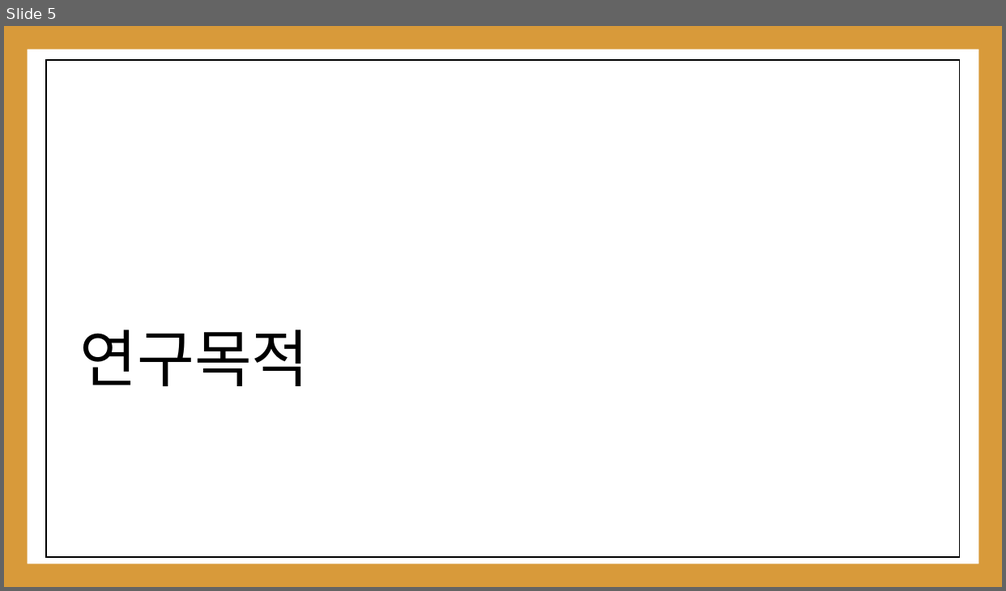
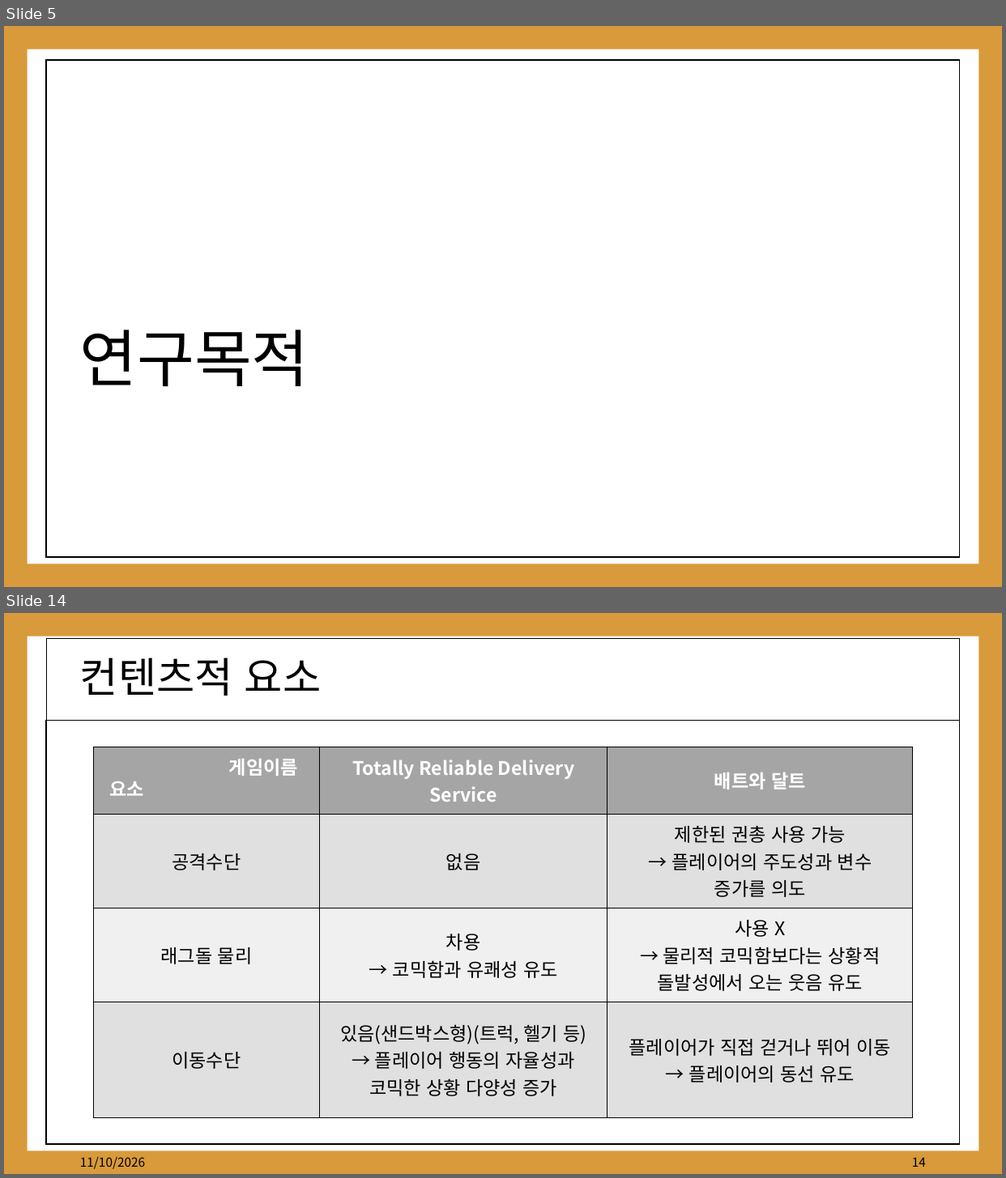
Before and after one commit to kwakyerin/2026_Graduation_Project, a slide deck: documents/HyunahKwon/01_works/01_designing/03_for_pt_professor/3차_배트와달트_정식제안서.pptx. Shown one above the other, each under a label of ours: slide 5 before the commit, slides 5 and 14 after it; the slides between them are not shown. The pictures are 1006x591 and 1006x1178 pixels, drawn with LibreOffice and Linux fonts; fonts in the diff are those of the drawing. Boxes give left, top, right and bottom in pixels: in the first picture for what was removed or moved away, otherwise in the second. Text is boxed around its words. In the diff, an @@ line names an element or a change of style, - is before the commit and + after.

```diff
--- a/documents/HyunahKwon/01_works/01_designing/03_for_pt_professor/3차_배트와달트_정식제안서.pptx
+++ b/documents/HyunahKwon/01_works/01_designing/03_for_pt_professor/3차_배트와달트_정식제안서.pptx
@@ slide 14 added at (4, 613, 1002, 1174), background #FFFFFF; not listed: 1 template element that a slide beside it also shows @@
@@ rectangle added at (46, 638, 959, 721), outline #000000 0.5 pt @@
@@ title added at (80, 658, 321, 696), 40 pt, text #000000 @@
+컨텐츠적 요소
@@ rectangle added at (46, 721, 959, 1145), outline #000000 1 pt @@
@@ table added at (93, 747, 912, 1115), 4 rows, 3 columns @@
+ | Totally Reliable Delivery Service | 배트와 달트
+공격수단 | 없음 | 제한된 권총 사용 가능 → 플레이어의 주도성과 변수 증가를 의도
+래그돌 물리 | 차용 → 코믹함과 유쾌성 유도 | 사용 X → 물리적 코믹함보다는 상황적 돌발성에서 오는 웃음 유도
+이동수단 | 있음(샌드박스형)(트럭, 헬기 등) → 플레이어 행동의 자율성과 코믹한 상황 다양성 증가 | 플레이어가 직접 걷거나 뛰어 이동 → 플레이어의 동선 유도
@@ text added at (109, 781, 144, 796), 18 pt, text #FFFFFF, bold @@
+요소
@@ text added at (229, 759, 298, 776), 18 pt, text #FFFFFF, bold @@
+게임이름
@@ text added at (80, 1157, 145, 1169), 12 pt, text #000000 @@
+11/10/2026
@@ page number added at (912, 1157, 926, 1167), 12 pt, text #000000 @@
+14
```
Also in this commit, not shown: 17 slides changed, 2 other slides added, 2 slides removed, 1 other file.
